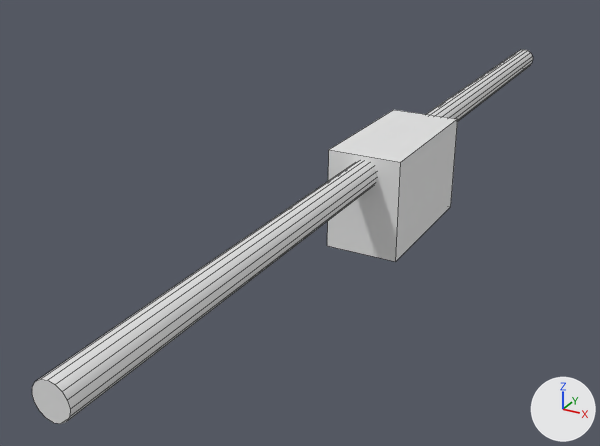
Two versions of the FBX model Assets/Content/Craft/Parts/DipoleAntenna/Meshes/DipoleAntenna1.fbx, one commit apart.
The view is the same before and after, from a 50 mm camera at (3.46, -8.59, 3.75) aimed at (-0.88, -0.71, -0.19). The lights are fixed; the arrows at lower right show +X, +Y and +Z. Mesh edges are drawn as thin lines. Where no turn or scale is listed for an object, it has been applied to the vertices.

In view in the first picture: 'Cylinder', 'DipoleAntenna1'.
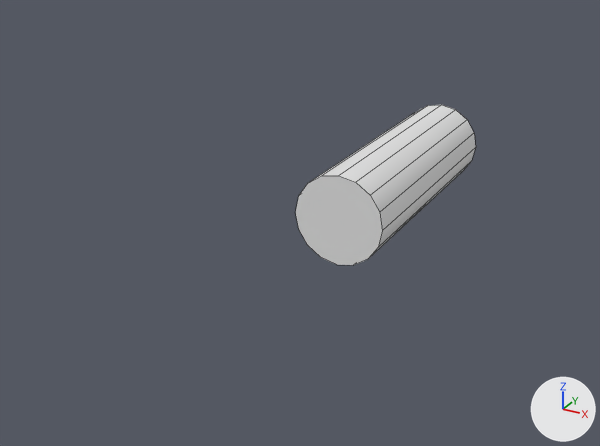
Boxes [x1, y1, x2, y2] around the edits, measured in the pictures (600 x 446 px):
'Cylinder', mesh rescaled, moved (64% narrower, 57% shorter): before [32, 49, 533, 424]; after [296, 105, 476, 265]
'DipoleAntenna1', mesh rescaled (not visible afterwards): before [327, 110, 458, 262]

Edits to the bpy script that builds the scene:
```text
Change me_cylinder_002:
    where me_cylinder_002.from_pydata(...)  # 32 vertices, 18 faces; spans x -0.16..0.16, y -5.55..5.55, z 0.47..0.79
    used by ob_cylinder; location = (0.0, 0.0, 0.0)
    me_cylinder_002 part 1: the whole mesh is scaled about its middle by (3.12, 0.27, 3.12), then moved by (0.0, 0.0, -0.63)
Change me_plane:
    where me_plane.from_pydata(...)  # 8 vertices, 6 faces; spans x -0.42..0.42, y -0.9..0.9, z -0.31..0.84
    used by ob_dipoleantenna1; location = (0.0, 0.0, 0.0)
    me_plane part 2: the whole mesh is scaled about the mesh origin by 0.556
Change ob_cylinder:
    ob_cylinder.location: (0.0, 0.0, 0.0) -> (0.0, 0.0, 0.32)
```
